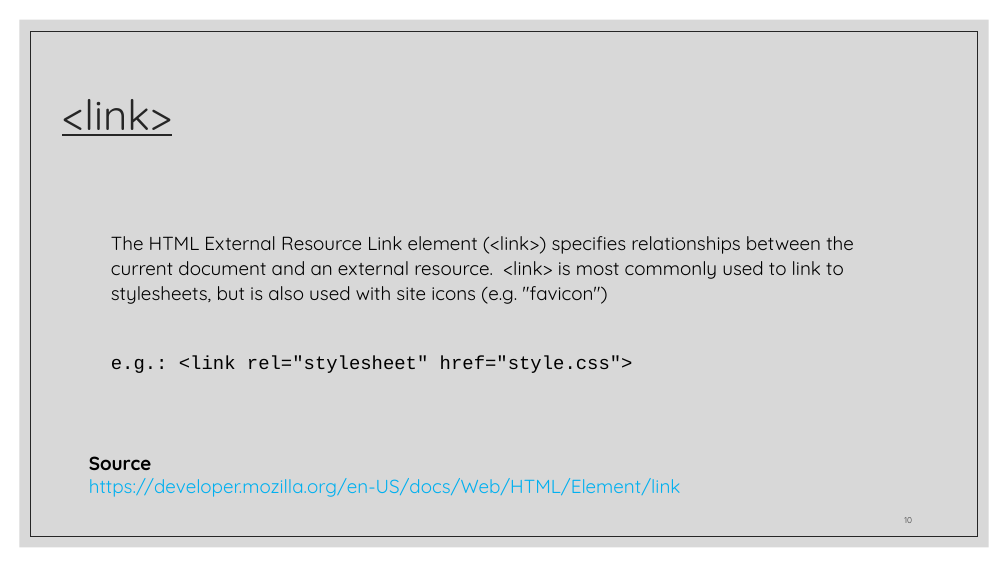
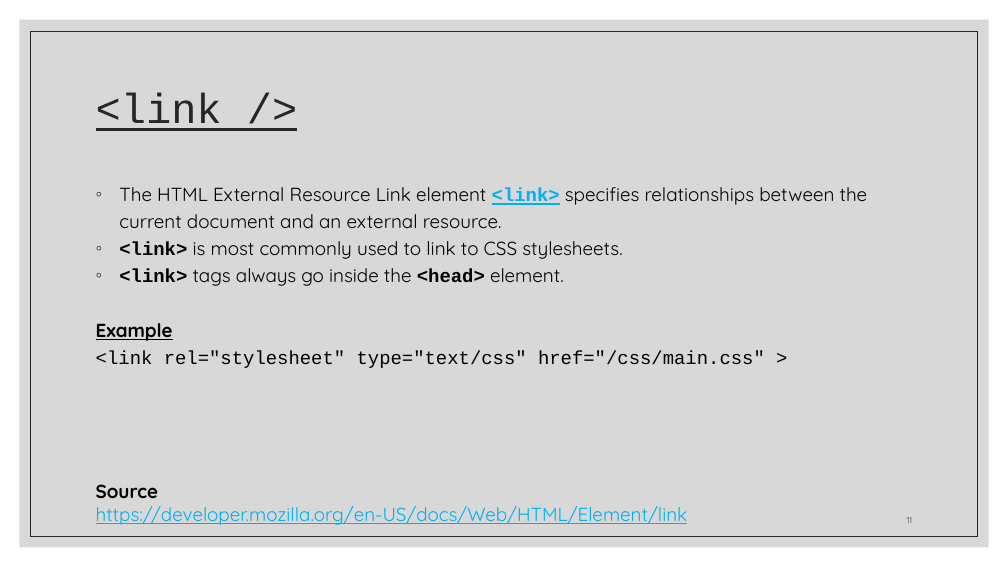
Before and after one commit to zackstotts/base-node-curriculum, a slide deck: slide 11 of unit_00/html_review/Review I - HTML.pptx (slide 10 before the commit). Drawn at 1008x567 pixels with LibreOffice and Linux fonts; fonts in the diff are those of the drawing. Boxes give left, top, right and bottom in pixels: in the first picture for what was removed or moved away, otherwise in the second. Text is boxed around its words. In the diff, an @@ line names an element or a change of style, - is before the commit and + after.

Commit message:
Updating HTML review.

```diff
--- a/unit_00/html_review/Review I - HTML.pptx
+++ b/unit_00/html_review/Review I - HTML.pptx
@@ title at (96, 92, 222, 131): text changed; font Quicksand to Courier New @@
-<link>
+<link />
@@ text at (96, 187, 868, 368): text changed @@
-The HTML External Resource Link element (<link>) specifies relationships between the current document and an external resource. <link> is most commonly used to link to stylesheets, but is also used with site icons (e.g. "favicon")
-e.g.: <link rel="stylesheet" href="style.css">
+  ◦ The HTML External Resource Link element <link> specifies relationships between the current document and an external resource.
+  ◦ <link> is most commonly used to link to CSS stylesheets.
+  ◦ <link> tags always go inside the <head> element.
+  Example
+  <link rel="stylesheet" type="text/css" href="/css/main.css" >
@@ text "Source": place and size @@
-text "Source" at (89, 456, 681, 497)
+text "Source" at (96, 484, 688, 525)
@@ text at (96, 506, 688, 525): underline on @@
@@ page number at (907, 517, 913, 523): text changed @@
-10
+11
```
Also in this commit, not shown: 19 other slides changed, 7 slides added, 3 slides removed.
